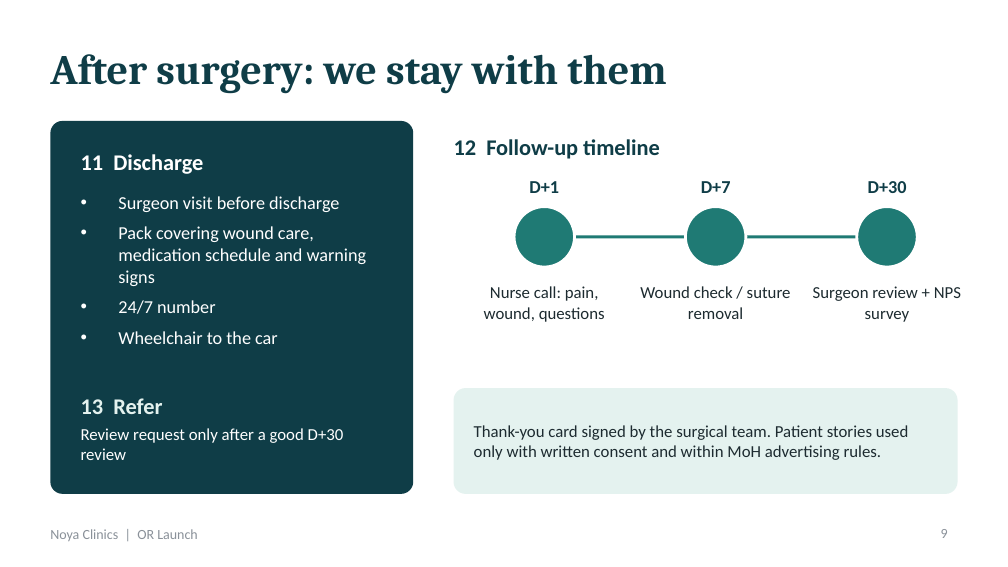
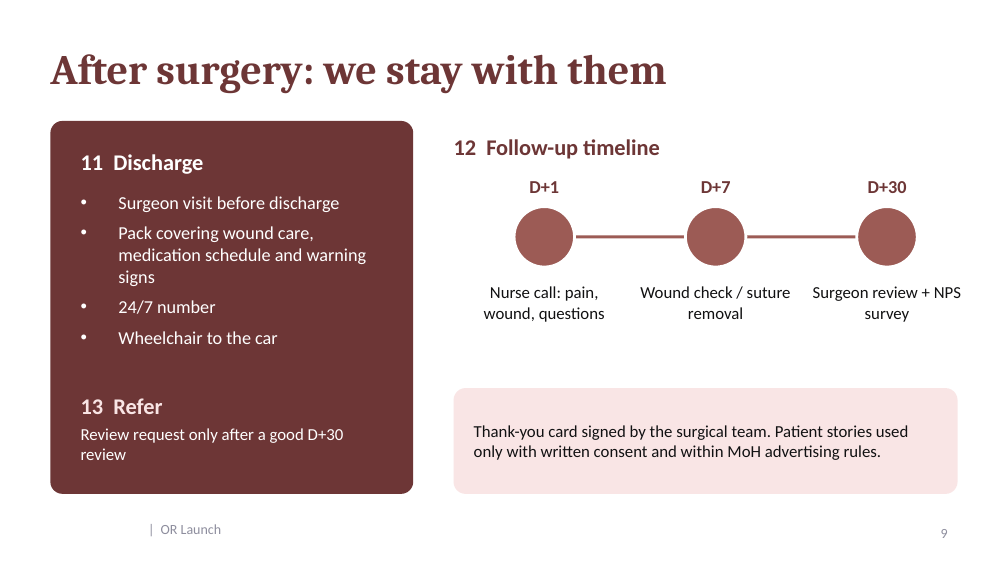
Before and after one commit to salmanhossam/Salads, a slide deck: slide 9 of noya-or-rooms/Noya_OR_Patient_Journey_and_Branding.pptx. Drawn at 1008x567 pixels with LibreOffice and Linux fonts; fonts in the diff are those of the drawing; background and template pictures are left out. Boxes give left, top, right and bottom in pixels: in the first picture for what was removed or moved away, otherwise in the second. Text is boxed around its words. In the diff, an @@ line names an element or a change of style, - is before the commit and + after.

```diff
--- a/noya-or-rooms/Noya_OR_Patient_Journey_and_Branding.pptx
+++ b/noya-or-rooms/Noya_OR_Patient_Journey_and_Branding.pptx
@@ rounded rectangle at <box>50,121,413,494</box>: fill #0F3D47 to #6D3636 @@
@@ text colour #0F3D47 to #6D3636 in 5 elements at <box>50,54,666,94</box>, <box>454,139,660,159</box>, <box>529,181,559,193</box>, <box>701,181,731,193</box>, <box>868,181,907,193</box> @@
@@ fill #1F7A74 to #9C5B55 in 3 elements at <box>514,207,575,267</box>, <box>685,207,746,267</box>, <box>857,207,917,267</box> @@
@@ line (544, 237) - (887, 237): stroke #1F7A74 2 pt to #9C5B55 2 pt @@
@@ text "13 Refer" at <box>81,398,162,414</box>: text colour #E4F2EF to #F9E5E5 @@
@@ rounded rectangle at <box>454,388,958,494</box>: fill #E4F2EF to #F9E5E5 @@
@@ text colour #1D2B30 to #111112 in 4 elements at <box>484,286,605,322</box>, <box>640,286,791,319</box>, <box>813,286,961,322</box>, <box>474,425,909,460</box> @@
@@ text at <box>161,524,221,534</box>: text changed; text colour #8A9199 to #8E8E9E @@
-Noya Clinics | OR Launch
+| OR Launch
```
Also in this commit, not shown: 20 other slides changed, 4 other files.
